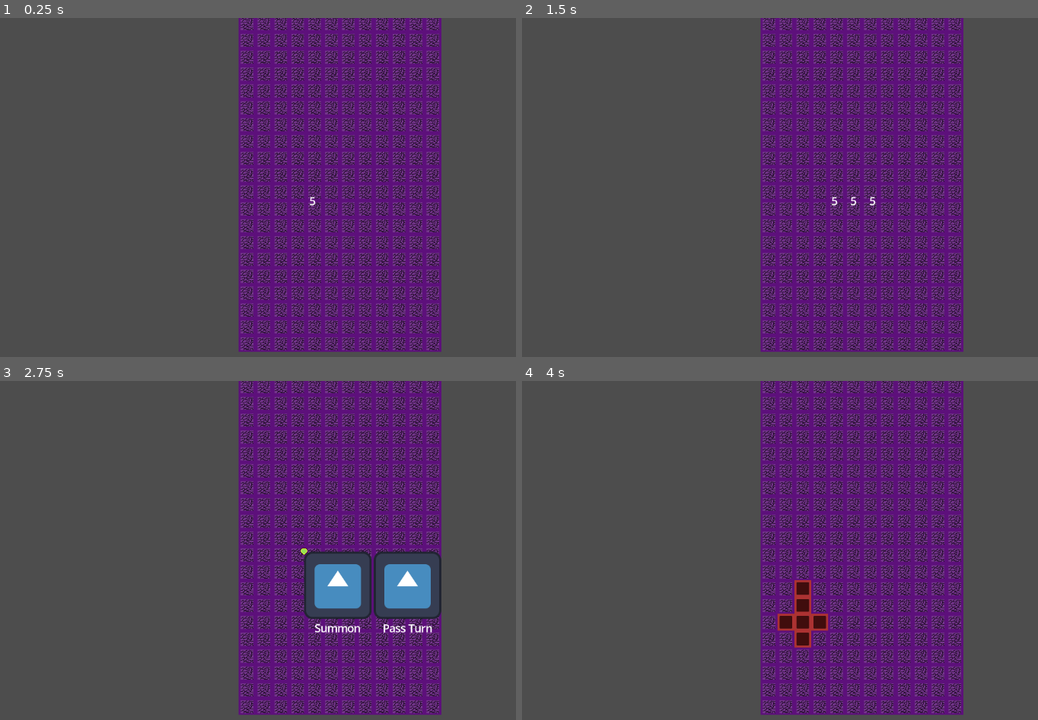
Above: before the commit, frames 1-4 (two rows, left to right).
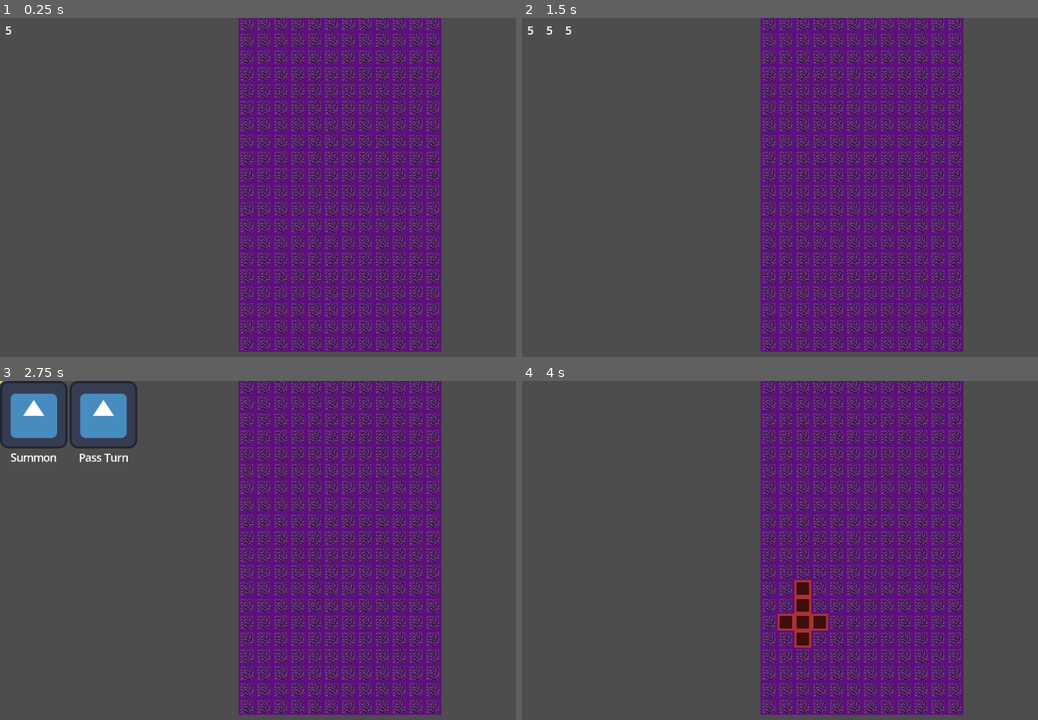
Above: after the commit, the same moments.

Repository: FueledByRage/dice-summons
Game: Godot game, scene res://src/scenes/table.tscn
Two runs of this game, one before a commit and one after it. Both use one fixed random seed, a clock stepped at 60 frames per second and the inputs below. The project has no main scene, so this scene is started directly. The engine's default icon, where the game draws it, is replaced by a stand-in: a white triangle on a blue panel in a dark square.
Inputs (mouse positions are in pixels of both pictures, inside the frame that each line leads up to):
- Up to frame 1 (0.25 s): no input
- Up to frame 2 (1.5 s): tap Enter (confirm) at 0.5, 0.6 s; move the mouse to (960, 170) at 0.52 s; hold Right (move_right) 0.53-1.28 s; tap M (move) at 0.8, 1.35 s; move the mouse to (702, 204) at 1.27 s; hold Left (move_left) from 1.28 s (still down)
- Up to frame 3 (2.75 s): tap Q (placing) at 1.55 s; tap Enter (confirm) at 2 s; move the mouse to (366, 475) at 2.02 s; release Left (move_left) at 2.03 s; hold Right (move_right) from 2.03 s (still down); hold Q (placing) from 2.03 s (still down); tap Z (select) at 2.3 s
- Up to frame 4 (4 s): tap Enter (confirm) at 2.75, 3.05, 3.5, 3.6 s; move the mouse to (795, 618) at 2.77 s; release Q (placing) at 2.78 s; tap Z (select) at 2.85 s; move the mouse to (1007, 601) at 3.52 s; release Right (move_right) at 3.53 s; hold Left (move_left) from 3.53 s (still down); tap M (move) at 3.8 s

The runs differ from the first frame. In frame 1, less than 0.1% of the frame differs, in the area x 1-62%, y 2-56%; in frame 2, 0.1%; in frame 3, 8.6%, in the area x 0-86%, y 0-75%; in frame 4, nothing differs.
Error in both runs: Invalid access of index '2' on a base object of type: 'Array'. (res://src/scripts/table_tile.gd:61)

Commit message:
refactor: adding a canvas layer to menu nodes

Diff:
--- a/src/scenes/table.tscn
+++ b/src/scenes/table.tscn
@@ -7,6 +7,8 @@
 [ext_resource type="PackedScene" uid="uid://c3oqkp7ix2x5r" path="res://src/scenes/select_arrow.tscn" id="5_6l2al"]
 [ext_resource type="Script" path="res://src/scripts/UI/camera_2d.gd" id="5_emoct"]
 [ext_resource type="PackedScene" uid="uid://c264044poyajp" path="res://src/scenes/summons_module.tscn" id="6_a8dbx"]
+[ext_resource type="Script" path="res://src/scripts/UI/canvas_layer.gd" id="6_y5f8p"]
+[ext_resource type="Script" path="res://src/scripts/services/points.gd" id="8_oq2q8"]
 
 [sub_resource type="TileSetAtlasSource" id="TileSetAtlasSource_alxow"]
 texture = ExtResource("1_qj1a4")
@@ -52,9 +54,13 @@
 position = Vector2(604, 490)
 script = ExtResource("5_emoct")
 
-[node name="UI" type="CanvasLayer" parent="."]
+[node name="CanvasLayer" type="CanvasLayer" parent="."]
+script = ExtResource("6_y5f8p")
 
 [node name="Select_arrow" parent="." instance=ExtResource("5_6l2al")]
 visible = false
 
 [node name="dices_module" parent="." instance=ExtResource("6_a8dbx")]
+
+[node name="points_service" type="Node" parent="."]
+script = ExtResource("8_oq2q8")
--- /dev/null
+++ b/src/scripts/UI/canvas_layer.gd
@@ -0,0 +1,45 @@
+extends CanvasLayer
+
+func _ready() -> void:
+	pass # Replace with function body.
+
+func _process(delta: float) -> void:
+	pass
+
+func show_idle_menu():
+	pass
+
+func roll_dices(on_roll_completed):
+	var roll_controller = load("res://src/scenes/roll_controller.tscn").instantiate()
+
+	roll_controller.setup(3)
+	add_child(roll_controller)
+
+	roll_controller.roll(on_roll_completed)
+
+func display_dices_menu(dices, on_selected):
+	var menu = load("res://src/scenes/UI/menu.tscn").instantiate()
+
+	menu.init(dices.map(func (dice): return dice_to_option(dice, on_selected)))
+	add_child(menu)
+
+func dice_to_option(dice, on_selected: Callable):
+	return {
+		"label": dice["label"],
+		"subtitle": "⚡" + " " + str(dice["cost"]),
+		"icon": dice["icon"],
+		"selectable": true,
+		"action": func(): on_selected.call(dice),
+	}
+
+func show_options(menu_title, options, on_selected):
+	var menu = preload("res://src/scenes/menu.tscn").instantiate()
+	menu.add_options(menu_title, options, on_selected)
+	add_child(menu)
+
+func show_menu(options):
+	var menu = load("res://src/scenes/UI/menu.tscn").instantiate()
+
+	menu.init(options)
+
+	add_child(menu)
--- a/src/scripts/dice_tile.gd
+++ b/src/scripts/dice_tile.gd
@@ -10,11 +10,6 @@
 	y_sort_origin = 2
 	pass # Replace with function body.
 
-
-# Called every frame. 'delta' is the elapsed time since the previous frame.
-func _process(delta: float) -> void:
-	pass
-
 func init_tile(dice_map):
 	for face_coords in dice_map:
 		var face = Vector2i(1,1);
--- /dev/null
+++ b/src/scripts/services/points.gd
@@ -0,0 +1,52 @@
+extends Node
+
+enum Points {
+	SUMMON_POINTS,
+	MOVE_POINTS,
+	ENERGY_POINTS
+}
+
+var points = {
+	Points.SUMMON_POINTS: {
+		"value": 0,
+		"maximum": 6
+	},
+	Points.MOVE_POINTS: {
+		"value": 0,
+		"maximum": 10
+	},
+	Points.ENERGY_POINTS: {
+		"value": 0,
+		"maximum": 5
+	}
+}
+
+func get_points(point_type: Points) -> int:
+	return points[point_type]["value"]
+
+func get_max_points(point_type: Points) -> int:
+	return points[point_type]["maximum"]
+
+func add_points(point_type: Points, amount: int) -> void:
+	points[point_type]["value"] = min(
+		points[point_type]["value"] + amount,
+		points[point_type]["maximum"]
+	)
+
+func remove_points(point_type: Points, amount: int) -> void:
+	points[point_type]["value"] = max(
+		points[point_type]["value"] - amount,
+		0
+	)
+
+func set_points(point_type: Points, amount: int) -> void:
+	points[point_type]["value"] = clamp(
+		amount,
+		0,
+		points[point_type]["maximum"]
+	)
+
+func add_all_points(summon: int, move: int, energy: int) -> void:
+	add_points(Points.SUMMON_POINTS, summon)
+	add_points(Points.MOVE_POINTS, move)
+	add_points(Points.ENERGY_POINTS, energy)
--- a/src/scripts/table.gd
+++ b/src/scripts/table.gd
@@ -15,18 +15,15 @@
 var dices_on_hand = []
 var dice_on_hand
 
-var points = {
-	"summon_points": 0,
-	"move_points": 0,
-	"energy_points": 0,
-}
-
 # === Referências para Nós ===
 @onready var table = $TileMap
 @onready var units = $TileMap/Units
 @onready var select_arrow = $Select_arrow
 @onready var dices_module = $dices_module
 @onready var camera = $Camera2D
+@onready var points_service = $points_service
+@onready var points_enum = points_service.Points
+@onready var canvas_layer = $CanvasLayer
 
 # =====================================================================
 # === INICIALIZAÇÃO ==================================================
@@ -93,10 +90,10 @@
 	if targets.size() > 0:
 		return targets[select_target_index][property]
 
-func _position_to_option(position):
+func _position_to_option(tile_position):
 	return {
-		'position': position["tile"],
-		'distance': position["distance"]
+		'position': tile_position["tile"],
+		'distance': tile_position["distance"]
 	}
 
 func _unit_to_option(unit):
@@ -111,7 +108,7 @@
 
 func _to_roll():
 	state = States.ROLLING
-	roll()
+	roll_points()
 
 func _to_draw_phase():
 	state = States.DRAW_PHASE
@@ -122,8 +119,9 @@
 	select_target_index = 0
 	state = States.IDLE
 
-	var menu = load("res://src/scenes/UI/menu.tscn").instantiate()
 	var has_units = units.has_units()
+	var has_summon_points = points_service.get_points(points_enum.SUMMON_POINTS) > 0;
+
 	var options = [
 		{
 			"label": "Attack",
@@ -140,7 +138,7 @@
 		{
 			"label": "Summon",
 			"icon": "res://icon.svg",
-			"selectable": points["summon_points"] > 0,
+			"selectable": has_summon_points,
 			"action": to_placing,
 		},
 		{
@@ -152,13 +150,12 @@
 		}
 	]
 
-	menu.init(options)
-	camera.add_child(menu)
+	canvas_layer.show_menu(options)
 
 func to_placing():
 	state = States.PLACING
 	table.placing(_to_idle)
-	points["summon_points"] -= dice_on_hand["cost"]
+	points_service.remove_points(points_enum.SUMMON_POINTS, dice_on_hand["cost"])
 
 # =====================================================================
 # === FLUXO DE ATAQUE / FEITIÇO ======================================
@@ -189,8 +186,9 @@
 	elif spell.target_type == "allies":
 		targets = table.get_allies_units().map(_unit_to_option)
 	elif spell.target_type == "enemies":
-		targets = table.get_allies_units().map(_unit_to_option)
+		targets = table.get_enemies().map(_unit_to_option)
 	elif spell.target_type == "own":
+		#execute_spell()
 		pass
 	else:
 		targets = []
@@ -214,21 +212,21 @@
 
 func _to_on_moving(selected_summon):
 	summon_on_move = selected_summon.value
-	targets = table.on_possible_moves(selected_summon, points["move_points"]).map(_position_to_option)
+	var points_move = points_service.get_points(points_enum.MOVE_POINTS)
+	targets = table.on_possible_moves(selected_summon, points_move).map(_position_to_option)
 
 	display_target_on_focus()
 
 	target_selected.connect(move_summon, CONNECT_ONE_SHOT)
 	state = States.ON_MOVING
 
-func move_summon(selected_tile_data):
-	summon_on_move.global_position = selected_tile_data.position
+func move_summon(selected_position_data):
+	summon_on_move.global_position = selected_position_data.position
 
 	table.reset_possible_moves()
-	''
 	select_arrow.visible = false
 	summon_on_move = null
-	points["move_points"] -= selected_tile_data["distance"]
+	points_service.remove_points(points_enum.MOVE_POINTS, dice_on_hand["cost"])
 	_to_idle()
 
 # =====================================================================
@@ -236,11 +234,9 @@
 # =====================================================================
 
 func draw_dices():
-	var menu = load("res://src/scenes/UI/menu.tscn").instantiate()
 	dices_on_hand = dices_module.draw_dices(3);
 
-	menu.init(dices_on_hand.map(dice_to_option))
-	camera.add_child(menu)
+	canvas_layer.display_dices_menu(dices_on_hand, on_dice_selected);
 
 func on_dice_selected(selected_dice):
 	var no_selected_dices = dices_on_hand.filter(func(dice): return dice['id'] != selected_dice['id'])
@@ -250,29 +246,14 @@
 	dices_on_hand = []
 	_to_idle();
 
-
-func dice_to_option(dice):
-	return {
-		"label": dice["label"],
-		"subtitle": "⚡" + " " + str(dice["cost"]),
-		"icon": dice["icon"],
-		"selectable": true,
-		"action": func(): on_dice_selected(dice),
-	}
-
 func get_dice_on_hand():
 	return dice_on_hand
 
-func roll():
-	var roll_controller = load("res://src/scenes/roll_controller.tscn").instantiate()
-	roll_controller.setup(3)
-	camera.add_child(roll_controller)
-	roll_controller.roll(on_roll_completed)
+func roll_points():
+	canvas_layer.roll_dices(on_roll_completed)
 
 func on_roll_completed(results):
-	points["summon_points"] += results[0]
-	points["move_points"] += results[1]
-	points["energy_points"] += results[2]
+	points_service.add_all_points(results[0], results[1], results[2]);
 	draw_dices()
 
 # =====================================================================
@@ -292,7 +273,4 @@
 	select_arrow.move_to(on_focus_position_arrow_position)
 
 func display_summon_options(summon):
-	var menu = preload("res://src/scenes/menu.tscn").instantiate()
-	menu.global_position = summon.global_position + Vector2(5, -5)
-	menu.add_options("Spells", summon.SPELLS, cast)
-	add_child(menu)
+	canvas_layer.show_options("Spells", summon.SPELLS, cast)
--- a/src/scripts/table_tile.gd
+++ b/src/scripts/table_tile.gd
@@ -56,7 +56,7 @@
 
 	dice_placed.connect(on_placed);
 
-func _process(delta: float) -> void:
+func _process(_delta: float) -> void:
 	var center_tile = get_selected_tile()
 	var selected_form = FORMS[selected_form_index];
 
@@ -97,7 +97,6 @@
 func place(selected_dice, dice_form):
 	var selected_tile = get_selected_tile();
 	var dice_scene = preload("res://src/scenes/dice.tscn")
-	var dice_instance = dice_scene.instantiate()
 
 	build_dice(selected_tile, dice_form)
 	summon(selected_dice, selected_tile)
@@ -110,12 +109,11 @@
 		path.push_back(cell_coord)
 		set_cell(cell_coord, 0, dice_face, 0)
 
-func summon(dice, position):
+func summon(dice, summon_target_position):
 	var summon_scene = preload("res://src/scenes/summon.tscn")
 	var summon_instance = summon_scene.instantiate();
 
 	summon_instance.init(dice.summon);
-	var summon_target_position = get_selected_tile();
 
 	units.add_ally(summon_instance, summon_target_position)
 	add_child(summon_instance)
@@ -132,9 +130,6 @@
 	for cell in possible_move_cells:
 		set_cell(cell["tile"], 0, Vector2i(1,1));
 	possible_move_cells = [];
-
-func calulate_distance_in_tiles(first_point, second_point):
-	pass
 
 func _calculate_possible_moves(position, tile_moves):
 	var directions = {
--- a/summon.gd
+++ b/summon.gd
@@ -35,6 +35,3 @@
 		label.add_theme_color_override("font_color", Color(0,.6,0))
 
 	label.text = life_text
-
-func set_position_on_table(position):
-	position_on_table = position;
Not shown: 1 places in src/scenes/table.tscn that only renumber resources
